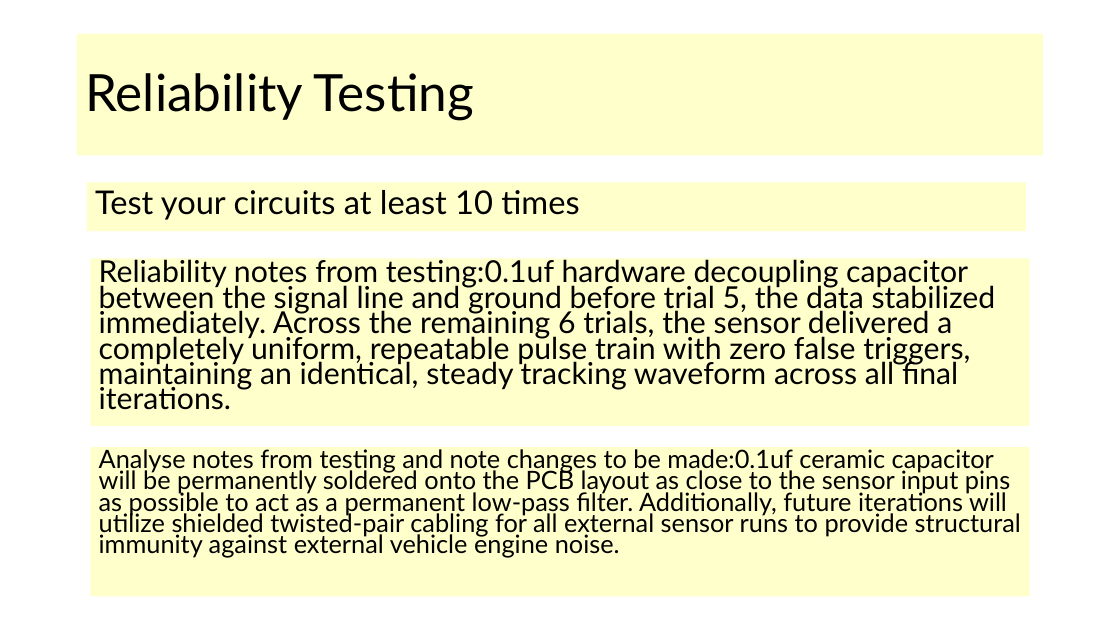
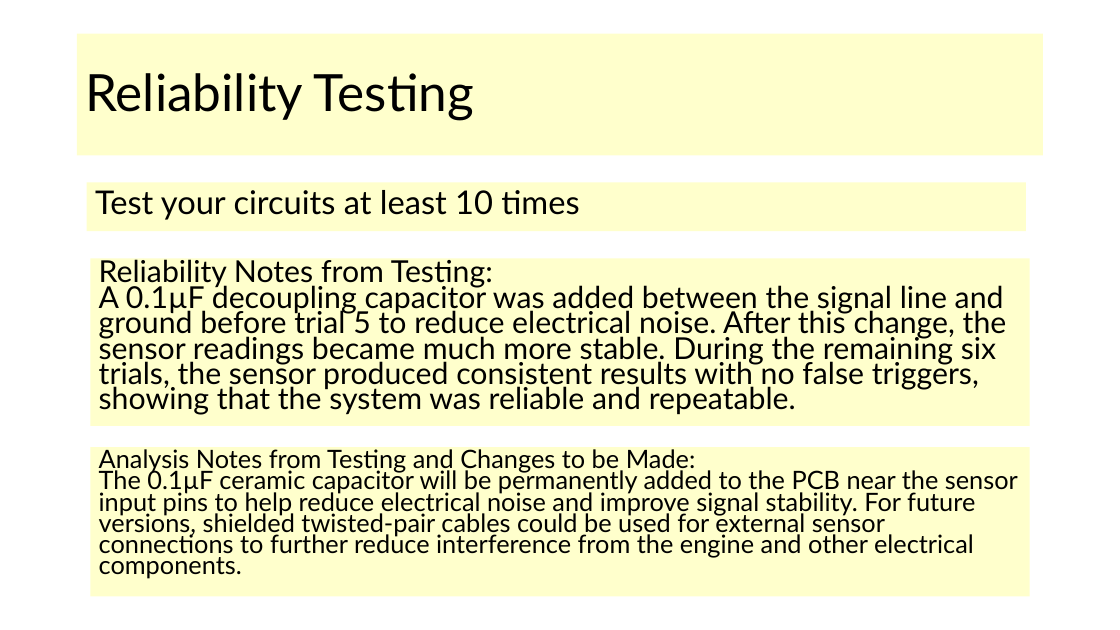
Before and after one commit to Heinrich70/Heinrich-13-Di-70cc-hybrid-pitbike, a slide deck: slide 16 of AS91904 Electronics Heinrich Venter.pptx (slide 15 before the commit). Drawn at 1120x630 pixels with LibreOffice and Linux fonts; fonts in the diff are those of the drawing. Boxes give left, top, right and bottom in pixels: in the first picture for what was removed or moved away, otherwise in the second. Text is boxed around its words. In the diff, an @@ line names an element or a change of style, - is before the commit and + after.

```diff
--- a/AS91904 Electronics Heinrich Venter.pptx
+++ b/AS91904 Electronics Heinrich Venter.pptx
@@ text in rectangle at (99, 256, 1007, 415): text changed @@
-Reliability notes from testing:0.1uf hardware decoupling capacitor between the signal line and ground before trial 5, the data stabilized immediately. Across the remaining 6 trials, the sensor delivered a completely uniform, repeatable pulse train with zero false triggers, maintaining an identical, steady tracking waveform across all final iterations.
+Reliability Notes from Testing:
+A 0.1µF decoupling capacitor was added between the signal line and ground before trial 5 to reduce electrical noise. After this change, the sensor readings became much more stable. During the remaining six trials, the sensor produced consistent results with no false triggers, showing that the system was reliable and repeatable.
@@ text in rectangle at (99, 446, 1018, 579): text changed @@
-Analyse notes from testing and note changes to be made:0.1uf ceramic capacitor will be permanently soldered onto the PCB layout as close to the sensor input pins as possible to act as a permanent low-pass filter. Additionally, future iterations will utilize shielded twisted-pair cabling for all external sensor runs to provide structural immunity against external vehicle engine noise.
+Analysis Notes from Testing and Changes to be Made:
+The 0.1µF ceramic capacitor will be permanently added to the PCB near the sensor input pins to help reduce electrical noise and improve signal stability. For future versions, shielded twisted-pair cables could be used for external sensor connections to further reduce interference from the engine and other electrical components.
```
Also in this commit, not shown: 12 other slides changed, 1 slide added, 1 other file.
